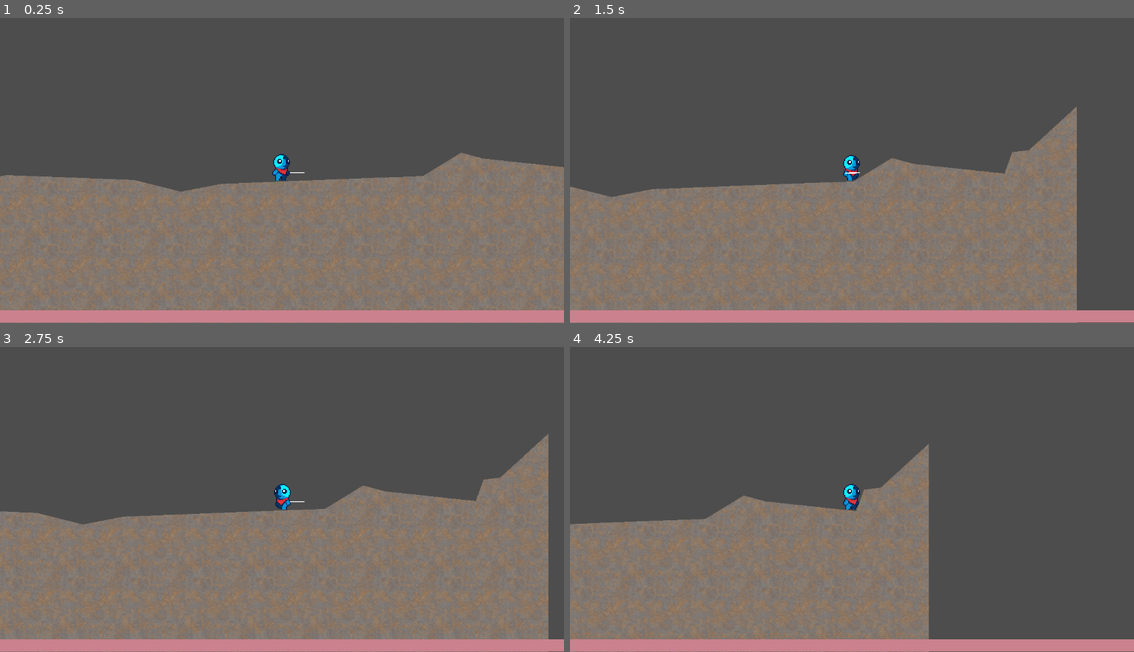
Above: before the commit, frames 1-4 (two rows, left to right).
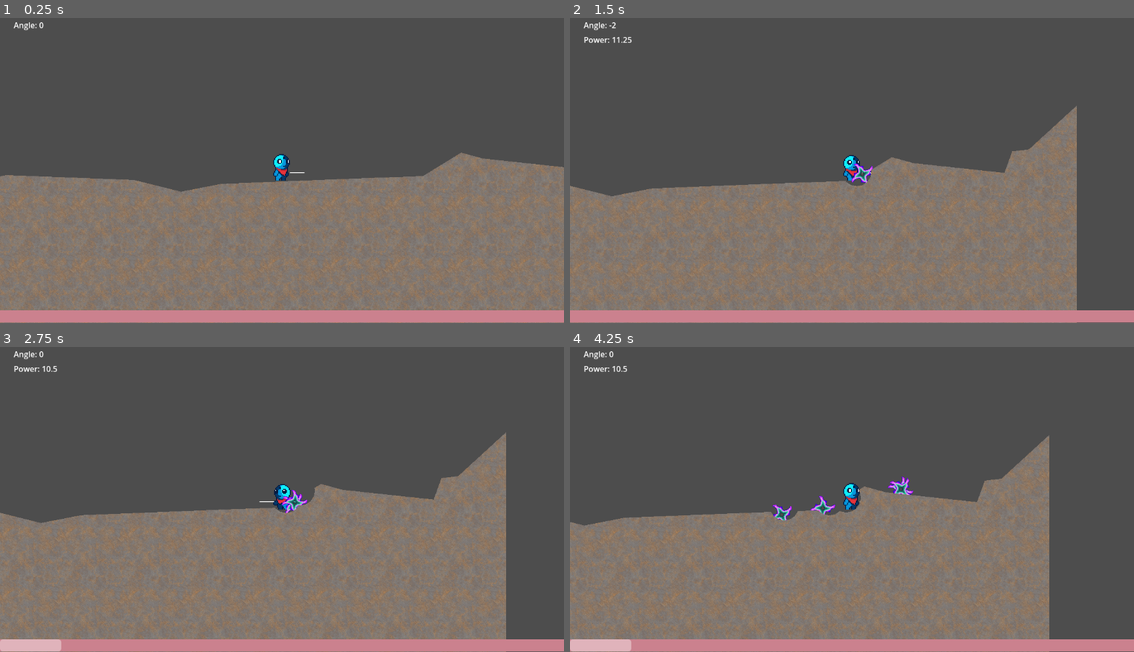
Above: after the commit, the same moments.

Repository: DanSantos8/godot-go-gunner
Game: Godot game, scene res://Scenes/arena.tscn
Same seed, same stepped clock (60 frames per second), same inputs: the game is played once before the commit and once after it. The project has no main scene, so this scene is started directly.
Inputs:
- Up to frame 1 (0.25 s): no input
- Up to frame 2 (1.5 s): hold Space (charge) 0.53-1.28 s; hold D (move_right) from 0.53 s (still down); tap S (aim_down) at 1.35 s
- Up to frame 3 (2.75 s): tap Space (charge) at 1.55 s; release D (move_right) at 2.03 s; hold Left (move_left) from 2.03 s (still down); hold Space (charge) from 2.03 s (still down); tap Up (aim_up) at 2.1 s
- Up to frame 4 (4.25 s): release Left (move_left) at 2.78 s; release Space (charge) at 2.78 s; hold D (move_right) from 2.78 s (still down); tap Space (charge) at 2.85 s; hold Space (charge) from 3.53 s (still down)

The runs differ from the first frame. In frame 1, less than 0.1% of the frame differs, in the area x 2-52%, y 1-53%; in frame 2, 0.6%; in frame 3, 8.6%; in frame 4, 15%, in the area x 0-85%, y 1-100%.

Commit message:
terrain destruction

Diff:
--- /dev/null
+++ b/Resources/DestructionData.gd
@@ -0,0 +1,17 @@
+# DestructionData.gd
+class_name DestructionData
+extends Resource
+
+enum DestructionType {
+	CIRCULAR,
+	RECTANGULAR,
+	IRREGULAR,
+	PIERCING
+}
+
+@export var type: DestructionType = DestructionType.CIRCULAR
+@export var radius: float = 50.0
+@export var width: float = 0.0
+@export var height: float = 0.0
+@export var segments: int = 16
+@export var damage_multiplier: float = 1.0
--- a/Scenes/arena.tscn
+++ b/Scenes/arena.tscn
@@ -1,9 +1,8 @@
-[gd_scene load_steps=25 format=3 uid="uid://bdcpi0ubabcmf"]
+[gd_scene load_steps=5 format=3 uid="uid://bdcpi0ubabcmf"]
 
 [ext_resource type="Script" uid="uid://lhwmab1jgm8r" path="res://Scripts/terrain.gd" id="1_lq7nq"]
-[ext_resource type="Script" uid="uid://diu5krvdha67u" path="res://Scripts/player.gd" id="2_1v1nj"]
-[ext_resource type="Texture2D" uid="uid://bvcskge150t0d" path="res://Sprites/Character/Dude_Monster_Idle_4.png" id="2_nnts3"]
-[ext_resource type="Texture2D" uid="uid://7p33i8ulvam8" path="res://Sprites/Character/Dude_Monster_Walk_6.png" id="3_1v1nj"]
+[ext_resource type="PackedScene" uid="uid://d1gje1pn4nn8r" path="res://Scenes/player.tscn" id="2_nnts3"]
+[ext_resource type="PackedScene" uid="uid://qylr5iaon7m6" path="res://Scenes/projectile.tscn" id="6_csrox"]
 
 [sub_resource type="Curve2D" id="Curve2D_1v1nj"]
 _data = {
@@ -11,149 +10,13 @@
 }
 point_count = 15
 
-[sub_resource type="AtlasTexture" id="AtlasTexture_kcpg1"]
-atlas = ExtResource("2_nnts3")
-region = Rect2(0, 0, 32, 32)
-
-[sub_resource type="AtlasTexture" id="AtlasTexture_csrox"]
-atlas = ExtResource("2_nnts3")
-region = Rect2(32, 0, 32, 32)
-
-[sub_resource type="AtlasTexture" id="AtlasTexture_g2joa"]
-atlas = ExtResource("2_nnts3")
-region = Rect2(64, 0, 32, 32)
-
-[sub_resource type="AtlasTexture" id="AtlasTexture_cs8mb"]
-atlas = ExtResource("2_nnts3")
-region = Rect2(96, 0, 32, 32)
-
-[sub_resource type="AtlasTexture" id="AtlasTexture_xrytr"]
-atlas = ExtResource("3_1v1nj")
-region = Rect2(0, 0, 32, 32)
-
-[sub_resource type="AtlasTexture" id="AtlasTexture_stc3i"]
-atlas = ExtResource("3_1v1nj")
-region = Rect2(32, 0, 32, 32)
-
-[sub_resource type="AtlasTexture" id="AtlasTexture_iyva0"]
-atlas = ExtResource("3_1v1nj")
-region = Rect2(64, 0, 32, 32)
-
-[sub_resource type="AtlasTexture" id="AtlasTexture_2cush"]
-atlas = ExtResource("3_1v1nj")
-region = Rect2(96, 0, 32, 32)
-
-[sub_resource type="AtlasTexture" id="AtlasTexture_5pgm5"]
-atlas = ExtResource("3_1v1nj")
-region = Rect2(128, 0, 32, 32)
-
-[sub_resource type="AtlasTexture" id="AtlasTexture_bx68w"]
-atlas = ExtResource("3_1v1nj")
-region = Rect2(160, 0, 32, 32)
-
-[sub_resource type="AtlasTexture" id="AtlasTexture_lgt66"]
-atlas = ExtResource("3_1v1nj")
-region = Rect2(32, 0, 32, 32)
-
-[sub_resource type="AtlasTexture" id="AtlasTexture_lkdvd"]
-atlas = ExtResource("3_1v1nj")
-region = Rect2(64, 0, 32, 32)
-
-[sub_resource type="AtlasTexture" id="AtlasTexture_bgjus"]
-atlas = ExtResource("3_1v1nj")
-region = Rect2(96, 0, 32, 32)
-
-[sub_resource type="AtlasTexture" id="AtlasTexture_fet6c"]
-atlas = ExtResource("3_1v1nj")
-region = Rect2(128, 0, 32, 32)
-
-[sub_resource type="AtlasTexture" id="AtlasTexture_5v2vg"]
-atlas = ExtResource("3_1v1nj")
-region = Rect2(160, 0, 32, 32)
-
-[sub_resource type="AtlasTexture" id="AtlasTexture_6t3uh"]
-atlas = ExtResource("3_1v1nj")
-region = Rect2(0, 0, 32, 32)
-
-[sub_resource type="SpriteFrames" id="SpriteFrames_jlqi0"]
-animations = [{
-"frames": [{
-"duration": 1.0,
-"texture": SubResource("AtlasTexture_kcpg1")
-}, {
-"duration": 1.0,
-"texture": SubResource("AtlasTexture_csrox")
-}, {
-"duration": 1.0,
-"texture": SubResource("AtlasTexture_g2joa")
-}, {
-"duration": 1.0,
-"texture": SubResource("AtlasTexture_cs8mb")
-}],
-"loop": true,
-"name": &"Idle",
-"speed": 5.0
-}, {
-"frames": [{
-"duration": 1.0,
-"texture": SubResource("AtlasTexture_xrytr")
-}, {
-"duration": 1.0,
-"texture": SubResource("AtlasTexture_stc3i")
-}, {
-"duration": 1.0,
-"texture": SubResource("AtlasTexture_iyva0")
-}, {
-"duration": 1.0,
-"texture": SubResource("AtlasTexture_2cush")
-}, {
-"duration": 1.0,
-"texture": SubResource("AtlasTexture_5pgm5")
-}, {
-"duration": 1.0,
-"texture": SubResource("AtlasTexture_bx68w")
-}],
-"loop": true,
-"name": &"Walking",
-"speed": 5.0
-}, {
-"frames": [{
-"duration": 1.0,
-"texture": SubResource("AtlasTexture_lgt66")
-}, {
-"duration": 1.0,
-"texture": SubResource("AtlasTexture_lkdvd")
-}, {
-"duration": 1.0,
-"texture": SubResource("AtlasTexture_bgjus")
-}, {
-"duration": 1.0,
-"texture": SubResource("AtlasTexture_fet6c")
-}, {
-"duration": 1.0,
-"texture": SubResource("AtlasTexture_5v2vg")
-}, {
-"duration": 1.0,
-"texture": SubResource("AtlasTexture_6t3uh")
-}],
-"loop": true,
-"name": &"default",
-"speed": 5.0
-}]
-
-[sub_resource type="CapsuleShape2D" id="CapsuleShape2D_7gowh"]
-radius = 8.0
-height = 20.0
-
-[sub_resource type="StyleBoxFlat" id="StyleBoxFlat_1v1nj"]
-bg_color = Color(0.794306, 0.505188, 0.558247, 1)
-
 [node name="Arena" type="Node2D"]
 
 [node name="TerrainContainer" type="Node" parent="."]
 
-[node name="Terrain" type="StaticBody2D" parent="TerrainContainer"]
+[node name="Terrain" type="StaticBody2D" parent="TerrainContainer" groups=["terrain_manager"]]
 position = Vector2(1117, 686)
+collision_mask = 0
 script = ExtResource("1_lq7nq")
 
 [node name="TerrainPath" type="Path2D" parent="TerrainContainer/Terrain"]
@@ -164,41 +27,8 @@
 [node name="TerrainCollision" type="CollisionPolygon2D" parent="TerrainContainer/Terrain"]
 polygon = PackedVector2Array(-18, -16, -31, -9, -24, -31)
 
-[node name="Player" type="CharacterBody2D" parent="."]
+[node name="Player" parent="." instance=ExtResource("2_nnts3")]
 position = Vector2(739, 521)
-collision_layer = 2
-script = ExtResource("2_1v1nj")
 
-[node name="PlayerAnimation" type="AnimatedSprite2D" parent="Player"]
-sprite_frames = SubResource("SpriteFrames_jlqi0")
-animation = &"Idle"
-frame_progress = 0.898832
-
-[node name="CollisionShape2D" type="CollisionShape2D" parent="Player"]
-position = Vector2(-1, 7)
-shape = SubResource("CapsuleShape2D_7gowh")
-
-[node name="Camera2D" type="Camera2D" parent="Player"]
-zoom = Vector2(2, 2)
-
-[node name="PlayerUI" type="CanvasLayer" parent="Player"]
-
-[node name="ProgressBar" type="ProgressBar" parent="Player/PlayerUI"]
-anchors_preset = 12
-anchor_top = 1.0
-anchor_right = 1.0
-anchor_bottom = 1.0
-offset_top = -26.0
-offset_bottom = -1.0
-grow_horizontal = 2
-grow_vertical = 0
-theme_override_styles/background = SubResource("StyleBoxFlat_1v1nj")
-show_percentage = false
-metadata/_edit_use_anchors_ = true
-
-[node name="WeaponPivot" type="Node2D" parent="Player"]
-position = Vector2(8, 8)
-
-[node name="AimLine" type="Line2D" parent="Player/WeaponPivot"]
-points = PackedVector2Array(0, 0, 15, 0)
-width = 1.25
+[node name="Projectile" parent="." instance=ExtResource("6_csrox")]
+gravity_scale = 1.5
--- /dev/null
+++ b/Scenes/player.tscn
@@ -0,0 +1,196 @@
+[gd_scene load_steps=25 format=3 uid="uid://d1gje1pn4nn8r"]
+
+[ext_resource type="Script" uid="uid://diu5krvdha67u" path="res://Scripts/player.gd" id="1_fkybt"]
+[ext_resource type="Texture2D" uid="uid://bvcskge150t0d" path="res://Sprites/Character/Dude_Monster_Idle_4.png" id="2_x3wgy"]
+[ext_resource type="Texture2D" uid="uid://7p33i8ulvam8" path="res://Sprites/Character/Dude_Monster_Walk_6.png" id="3_3smsa"]
+[ext_resource type="Script" uid="uid://crwymxcyyhl2s" path="res://Scripts/aim_ui.gd" id="4_8erm5"]
+[ext_resource type="Script" uid="uid://cb4nvmv0e1e7p" path="res://Scripts/powerbar_label.gd" id="5_f1ek2"]
+
+[sub_resource type="AtlasTexture" id="AtlasTexture_kcpg1"]
+atlas = ExtResource("2_x3wgy")
+region = Rect2(0, 0, 32, 32)
+
+[sub_resource type="AtlasTexture" id="AtlasTexture_csrox"]
+atlas = ExtResource("2_x3wgy")
+region = Rect2(32, 0, 32, 32)
+
+[sub_resource type="AtlasTexture" id="AtlasTexture_g2joa"]
+atlas = ExtResource("2_x3wgy")
+region = Rect2(64, 0, 32, 32)
+
+[sub_resource type="AtlasTexture" id="AtlasTexture_cs8mb"]
+atlas = ExtResource("2_x3wgy")
+region = Rect2(96, 0, 32, 32)
+
+[sub_resource type="AtlasTexture" id="AtlasTexture_xrytr"]
+atlas = ExtResource("3_3smsa")
+region = Rect2(0, 0, 32, 32)
+
+[sub_resource type="AtlasTexture" id="AtlasTexture_stc3i"]
+atlas = ExtResource("3_3smsa")
+region = Rect2(32, 0, 32, 32)
+
+[sub_resource type="AtlasTexture" id="AtlasTexture_iyva0"]
+atlas = ExtResource("3_3smsa")
+region = Rect2(64, 0, 32, 32)
+
+[sub_resource type="AtlasTexture" id="AtlasTexture_2cush"]
+atlas = ExtResource("3_3smsa")
+region = Rect2(96, 0, 32, 32)
+
+[sub_resource type="AtlasTexture" id="AtlasTexture_5pgm5"]
+atlas = ExtResource("3_3smsa")
+region = Rect2(128, 0, 32, 32)
+
+[sub_resource type="AtlasTexture" id="AtlasTexture_bx68w"]
+atlas = ExtResource("3_3smsa")
+region = Rect2(160, 0, 32, 32)
+
+[sub_resource type="AtlasTexture" id="AtlasTexture_lgt66"]
+atlas = ExtResource("3_3smsa")
+region = Rect2(32, 0, 32, 32)
+
+[sub_resource type="AtlasTexture" id="AtlasTexture_lkdvd"]
+atlas = ExtResource("3_3smsa")
+region = Rect2(64, 0, 32, 32)
+
+[sub_resource type="AtlasTexture" id="AtlasTexture_bgjus"]
+atlas = ExtResource("3_3smsa")
+region = Rect2(96, 0, 32, 32)
+
+[sub_resource type="AtlasTexture" id="AtlasTexture_fet6c"]
+atlas = ExtResource("3_3smsa")
+region = Rect2(128, 0, 32, 32)
+
+[sub_resource type="AtlasTexture" id="AtlasTexture_5v2vg"]
+atlas = ExtResource("3_3smsa")
+region = Rect2(160, 0, 32, 32)
+
+[sub_resource type="AtlasTexture" id="AtlasTexture_6t3uh"]
+atlas = ExtResource("3_3smsa")
+region = Rect2(0, 0, 32, 32)
+
+[sub_resource type="SpriteFrames" id="SpriteFrames_jlqi0"]
+animations = [{
+"frames": [{
+"duration": 1.0,
+"texture": SubResource("AtlasTexture_kcpg1")
+}, {
+"duration": 1.0,
+"texture": SubResource("AtlasTexture_csrox")
+}, {
+"duration": 1.0,
+"texture": SubResource("AtlasTexture_g2joa")
+}, {
+"duration": 1.0,
+"texture": SubResource("AtlasTexture_cs8mb")
+}],
+"loop": true,
+"name": &"Idle",
+"speed": 5.0
+}, {
+"frames": [{
+"duration": 1.0,
+"texture": SubResource("AtlasTexture_xrytr")
+}, {
+"duration": 1.0,
+"texture": SubResource("AtlasTexture_stc3i")
+}, {
+"duration": 1.0,
+"texture": SubResource("AtlasTexture_iyva0")
+}, {
+"duration": 1.0,
+"texture": SubResource("AtlasTexture_2cush")
+}, {
+"duration": 1.0,
+"texture": SubResource("AtlasTexture_5pgm5")
+}, {
+"duration": 1.0,
+"texture": SubResource("AtlasTexture_bx68w")
+}],
+"loop": true,
+"name": &"Walking",
+"speed": 5.0
+}, {
+"frames": [{
+"duration": 1.0,
+"texture": SubResource("AtlasTexture_lgt66")
+}, {
+"duration": 1.0,
+"texture": SubResource("AtlasTexture_lkdvd")
+}, {
+"duration": 1.0,
+"texture": SubResource("AtlasTexture_bgjus")
+}, {
+"duration": 1.0,
+"texture": SubResource("AtlasTexture_fet6c")
+}, {
+"duration": 1.0,
+"texture": SubResource("AtlasTexture_5v2vg")
+}, {
+"duration": 1.0,
+"texture": SubResource("AtlasTexture_6t3uh")
+}],
+"loop": true,
+"name": &"default",
+"speed": 5.0
+}]
+
+[sub_resource type="CapsuleShape2D" id="CapsuleShape2D_7gowh"]
+radius = 8.0
+height = 20.0
+
+[sub_resource type="StyleBoxFlat" id="StyleBoxFlat_1v1nj"]
+bg_color = Color(0.794306, 0.505188, 0.558247, 1)
+
+[node name="Player" type="CharacterBody2D"]
+collision_layer = 8
+script = ExtResource("1_fkybt")
+
+[node name="PlayerAnimation" type="AnimatedSprite2D" parent="."]
+sprite_frames = SubResource("SpriteFrames_jlqi0")
+animation = &"Walking"
+
+[node name="CollisionShape2D" type="CollisionShape2D" parent="."]
+position = Vector2(-1, 7)
+shape = SubResource("CapsuleShape2D_7gowh")
+
+[node name="Camera2D" type="Camera2D" parent="."]
+zoom = Vector2(2, 2)
+
+[node name="PlayerUI" type="CanvasLayer" parent="."]
+
+[node name="ProgressBar" type="ProgressBar" parent="PlayerUI"]
+anchors_preset = 12
+anchor_top = 1.0
+anchor_right = 1.0
+anchor_bottom = 1.0
+offset_top = -26.0
+offset_bottom = -1.0
+grow_horizontal = 2
+grow_vertical = 0
+theme_override_styles/background = SubResource("StyleBoxFlat_1v1nj")
+show_percentage = false
+metadata/_edit_use_anchors_ = true
+
+[node name="AimUI" type="Label" parent="PlayerUI"]
+offset_left = 28.0
+offset_top = 26.0
+offset_right = 90.0
+offset_bottom = 49.0
+text = "Angle: 0"
+script = ExtResource("4_8erm5")
+
+[node name="PowerbarLabel" type="Label" parent="PlayerUI"]
+offset_left = 28.0
+offset_top = 56.0
+offset_right = 68.0
+offset_bottom = 79.0
+script = ExtResource("5_f1ek2")
+
+[node name="WeaponPivot" type="Node2D" parent="."]
+position = Vector2(8, 8)
+
+[node name="AimLine" type="Line2D" parent="WeaponPivot"]
+points = PackedVector2Array(0, 0, 15, 0)
+width = 1.25
--- /dev/null
+++ b/Scenes/projectile.tscn
@@ -0,0 +1,46 @@
+[gd_scene load_steps=8 format=3 uid="uid://qylr5iaon7m6"]
+
+[ext_resource type="Script" uid="uid://bo4qkjowyoc6j" path="res://Scripts/projectile.gd" id="1_yr2qt"]
+[ext_resource type="Texture2D" uid="uid://ccrx1s7dw7l0u" path="res://Sprites/Weapons/all.png" id="2_tl4hk"]
+[ext_resource type="Script" uid="uid://cdr2wuqpym887" path="res://Scripts/explosion_area.gd" id="3_tl4hk"]
+
+[sub_resource type="AtlasTexture" id="AtlasTexture_jlqi0"]
+atlas = ExtResource("2_tl4hk")
+region = Rect2(0, 497, 48, 47)
+
+[sub_resource type="SpriteFrames" id="SpriteFrames_7gowh"]
+animations = [{
+"frames": [{
+"duration": 1.0,
+"texture": SubResource("AtlasTexture_jlqi0")
+}],
+"loop": true,
+"name": &"default",
+"speed": 5.0
+}]
+
+[sub_resource type="CircleShape2D" id="CircleShape2D_a5nw3"]
+radius = 5.0
+
+[sub_resource type="CircleShape2D" id="CircleShape2D_d4467"]
+
+[node name="Projectile" type="RigidBody2D"]
+collision_layer = 2
+collision_mask = 9
+script = ExtResource("1_yr2qt")
+
+[node name="ProjectileAnimation" type="AnimatedSprite2D" parent="."]
+position = Vector2(9.53674e-07, 9.53674e-07)
+scale = Vector2(0.457447, 0.457447)
+sprite_frames = SubResource("SpriteFrames_7gowh")
+
+[node name="ProjectileCollision" type="CollisionShape2D" parent="."]
+shape = SubResource("CircleShape2D_a5nw3")
+
+[node name="ExplosionArea" type="Area2D" parent="."]
+script = ExtResource("3_tl4hk")
+
+[node name="ExplosionCollision" type="CollisionShape2D" parent="ExplosionArea"]
+shape = SubResource("CircleShape2D_d4467")
+
+[connection signal="body_entered" from="ExplosionArea" to="ExplosionArea" method="_on_body_entered"]
--- /dev/null
+++ b/Scripts/aim_ui.gd
@@ -0,0 +1,4 @@
+extends Label
+
+func set_angle_label(angle: int) -> void:
+	text = "Angle: " + str(-1 * angle)
--- /dev/null
+++ b/Scripts/explosion_area.gd
@@ -0,0 +1,23 @@
+extends Area2D
+
+class_name ExplosionArea
+
+@export var destruction_data: DestructionData
+
+func _ready():
+	if not destruction_data:
+		destruction_data = DestructionData.new()
+		destruction_data.type = DestructionData.DestructionType.CIRCULAR
+		destruction_data.radius = 15.0
+
+func _on_body_entered(body: Node2D) -> void:
+	if body.name == "Terrain":
+
+		var terrain_container = get_tree().get_first_node_in_group("terrain_manager")
+
+		if terrain_container:
+			terrain_container.apply_destruction(global_position, destruction_data)
+		else:
+			print("TerrainContainer não encontrado!")
+
+		queue_free()
--- a/Scripts/player.gd
+++ b/Scripts/player.gd
@@ -7,13 +7,19 @@
 @onready var weapon_pivot = $WeaponPivot
 @onready var aim_line = $WeaponPivot/AimLine
 @onready var power_bar = $PlayerUI/ProgressBar
-
+@onready var aim_ui = $PlayerUI/AimUI
+@onready var powerbar_label = $PlayerUI/PowerbarLabel
 # Configurações de mira
 @export var aim_speed = 30.0
 @export var min_angle = -85.0
 @export var max_angle = 45.0
 
 @export var angle_accumulator = 0.0
+
+var is_charging: bool = false
+var current_power: float = 0.0
+var max_power: float = 100.0
+var charge_speed: float = 15
 
 var shooting_angle = angle_accumulator
 
@@ -24,6 +30,8 @@
 func _physics_process(delta: float) -> void:
 	move(delta)
 	aim(delta)
+	charge_power(delta)
+	update_aim_visual()
 	animate()
 
 func move(delta: float):
@@ -60,12 +68,41 @@
 				max_angle
 			)
 			angle_accumulator -= angle_change
-			update_aim_visual()
+			aim_ui.set_angle_label(shooting_angle)
+
 
 func update_aim_visual():
-	if animated_sprite.flip_h:
+	if !animated_sprite.flip_h:
 		weapon_pivot.rotation_degrees = shooting_angle
 		weapon_pivot.scale.y = 1
+		weapon_pivot.position.x = 8
 	else:
 		weapon_pivot.rotation_degrees = 180 - shooting_angle
 		weapon_pivot.scale.y = -1
+		weapon_pivot.position.x = -8
+
+func charge_power(delta):
+	if Input.is_action_pressed("charge"):
+		if not is_charging:
+			is_charging = true
+			current_power = 0.0
+
+		current_power += charge_speed * delta
+		current_power = min(current_power, max_power)
+		power_bar.value = min(current_power, max_power)
+		powerbar_label.set_powerbar_value(current_power)
+
+
+	elif Input.is_action_just_released("charge") and is_charging:
+		shoot()
+		is_charging = false
+		current_power = 0.0
+		power_bar.value = 0.0
+
+func shoot():
+	var facing_left: bool = animated_sprite.flip_h
+	var shoot_offset: Vector2 = Vector2(-8, 0) if facing_left else Vector2(8, 0)
+	var shoot_position: Vector2 = global_position + shoot_offset
+	var angle: float = deg_to_rad(shooting_angle)
+
+	ProjectileManager.create_projectile(shoot_position, angle, power_bar.value, facing_left)
--- /dev/null
+++ b/Scripts/powerbar_label.gd
@@ -0,0 +1,4 @@
+extends Label
+
+func set_powerbar_value(power: float):
+	text = "Power: " + str(power)
--- /dev/null
+++ b/Scripts/projectile.gd
@@ -0,0 +1,29 @@
+extends RigidBody2D
+
+@onready var sprite: AnimatedSprite2D = $ProjectileAnimation
+# @onready var explosion_area
+
+# configs
+@export var explosion_radius: float = 50.0
+@export var base_damage: float = 100.0
+@export var spin_speed: float = 20
+@export var rotation_speed: float = 5.0
+
+func _ready() -> void:
+	angular_velocity = spin_speed
+
+func setup_shot(angle: float, power: float, facing_left: bool):
+	var cos_value = cos(angle)
+	var sin_value = sin(angle)
+	var velocity_magnitude = power * 12
+
+	if (facing_left):
+		cos_value = -cos_value
+
+	var initial_velocity = Vector2(cos_value * velocity_magnitude,  sin_value * velocity_magnitude)
+
+	linear_velocity = initial_velocity
+
+
+func destroy_terrain():
+	print("entrou")
--- /dev/null
+++ b/Scripts/projectile_manager.gd
@@ -0,0 +1,11 @@
+extends Node
+
+var projectile_scene = preload("res://Scenes/projectile.tscn")
+
+func create_projectile(position: Vector2, angle: float, power: float, facing_left: bool):
+	var projectile = projectile_scene.instantiate()
+
+	get_tree().current_scene.add_child(projectile)
+
+	projectile.global_position = position
+	projectile.setup_shot(angle, power, facing_left)
--- a/Scripts/terrain.gd
+++ b/Scripts/terrain.gd
@@ -5,13 +5,14 @@
 @onready var terrain_collision = $TerrainCollision
 
 func print_debug_info():
-	print("Pontos do terreno visual: ", terrain_visual.polygon.size())
-	print("Pontos da colisão: ", terrain_collision.polygon.size())
+	pass
+	# print("Pontos do terreno visual: ", terrain_visual.polygon.size())
+	# print("Pontos da colisão: ", terrain_collision.polygon.size())
 
 	# ADICIONE ESSAS LINHAS:
-	print("Collision disabled? ", terrain_collision.disabled)
-	print("Primeiro ponto colisão: ", terrain_collision.polygon[0])
-	print("Último ponto colisão: ", terrain_collision.polygon[-1])
+	# print("Collision disabled? ", terrain_collision.disabled)
+	# print("Primeiro ponto colisão: ", terrain_collision.polygon[0])
+	# print("Último ponto colisão: ", terrain_collision.polygon[-1])
 
 
 func _ready():
@@ -45,8 +46,8 @@
 	var last_point = curve_points[-1]
 	var first_point = curve_points[0]
 
-	points.append(Vector2(last_point.x, 500))
-	points.append(Vector2(first_point.x, 500))
+	points.append(Vector2(last_point.x, 12))
+	points.append(Vector2(first_point.x, 12))
 
 	return points
 
@@ -57,3 +58,89 @@
 	terrain_visual.texture_repeat = CanvasItem.TEXTURE_REPEAT_ENABLED
 	terrain_visual.texture_scale = Vector2(2, 2)
 	terrain_visual.antialiased = true
+
+func apply_destruction(position: Vector2, destruction_data: DestructionData):
+	print("Aplicando destruição na posição: ", position)
+	match destruction_data.type:
+		DestructionData.DestructionType.CIRCULAR:
+			_destroy_circular(position, destruction_data)
+		_:
+			_destroy_circular(position, destruction_data)
+
+func _destroy_circular(pos: Vector2, data: DestructionData):
+	print("Destruindo na posição: ", pos, " com raio: ", data.radius)
+
+	# Converte posição global para local
+	var local_pos = to_local(pos)
+
+	# Cria círculo simples
+	var circle = []
+	for i in range(16):
+		var angle = i * 2.0 * PI / 16
+		var point = local_pos + Vector2(cos(angle), sin(angle)) * data.radius
+		circle.append(point)
+
+	# Pega o terreno atual
+	var current_polygon = terrain_visual.polygon
+
+	# Faz o "buraco"
+	var result = Geometry2D.clip_polygons(current_polygon, circle)
+
+	# Atualiza com TODOS os fragmentos
+	if result.size() > 0:
+		_update_terrain_with_fragments(result, terrain_visual, terrain_collision)
+
+func _update_terrain_with_fragments(fragments: Array, visual_node: Polygon2D, collision_node: CollisionPolygon2D):
+	# Encontra o maior fragmento (ilha principal)
+	var main_fragment = _get_largest_fragment(fragments)
+
+	# Atualiza o terreno principal
+	visual_node.polygon = main_fragment
+	collision_node.polygon = main_fragment
+
+	# Cria ilhas flutuantes para os outros fragmentos
+	for i in range(fragments.size()):
+		if fragments[i] != main_fragment and fragments[i].size() > 3: # Mínimo de 3 pontos
+			_create_floating_island(fragments[i])
+
+func _get_largest_fragment(fragments: Array) -> PackedVector2Array:
+	var largest = fragments[0]
+	var largest_area = _calculate_area(largest)
+
+	for fragment in fragments:
+		var area = _calculate_area(fragment)
+		if area > largest_area:
+			largest = fragment
+			largest_area = area
+
+	return largest
+
+func _calculate_area(polygon: PackedVector2Array) -> float:
+	var area = 0.0
+	for i in range(polygon.size()):
+		var j = (i + 1) % polygon.size()
+		area += polygon[i].x * polygon[j].y - polygon[j].x * polygon[i].y
+	return abs(area) * 0.5
+
+func _create_floating_island(fragment: PackedVector2Array):
+	# Cria nova ilha flutuante
+	var island = StaticBody2D.new()
+
+	# Visual da ilha
+	var visual = Polygon2D.new()
+	visual.polygon = fragment
+	visual.texture = terrain_visual.texture # Copia textura original
+	visual.texture_scale = terrain_visual.texture_scale
+
+	# Colisão da ilha
+	var collision = CollisionPolygon2D.new()
+	collision.polygon = fragment
+
+	# Monta a estrutura
+	island.add_child(visual)
+	island.add_child(collision)
+
+	# Adiciona ao mesmo container
+	add_child(island)
+
+	print("Nova ilha flutuante criada com ", fragment.size(), " pontos")
--- a/project.godot
+++ b/project.godot
@@ -13,6 +13,10 @@
 config/name="GoGunner"
 config/features=PackedStringArray("4.4", "Forward Plus")
 config/icon="res://icon.svg"
+
+[autoload]
+
+ProjectileManager="*res://Scripts/projectile_manager.gd"
 
 [input]
 
Not shown, added: Resources/DestructionData.gd.uid
Not shown, added: Scripts/aim_ui.gd.uid
Not shown, added: Scripts/explosion_area.gd.uid
Not shown, added: Scripts/powerbar_label.gd.uid
Not shown, added: Scripts/projectile.gd.uid
Not shown, added: Scripts/projectile_manager.gd.uid
Binary file added: Sprites/Textures/00 All.png
Not shown, added: Sprites/Textures/00 All.png.import
Binary file added: Sprites/Weapons/all.png
Not shown, added: Sprites/Weapons/all.png.import
Not shown, added: Scenes/arena.tscn1139269250.tmp
Not shown, added: Scenes/arena.tscn4188065781.tmp
